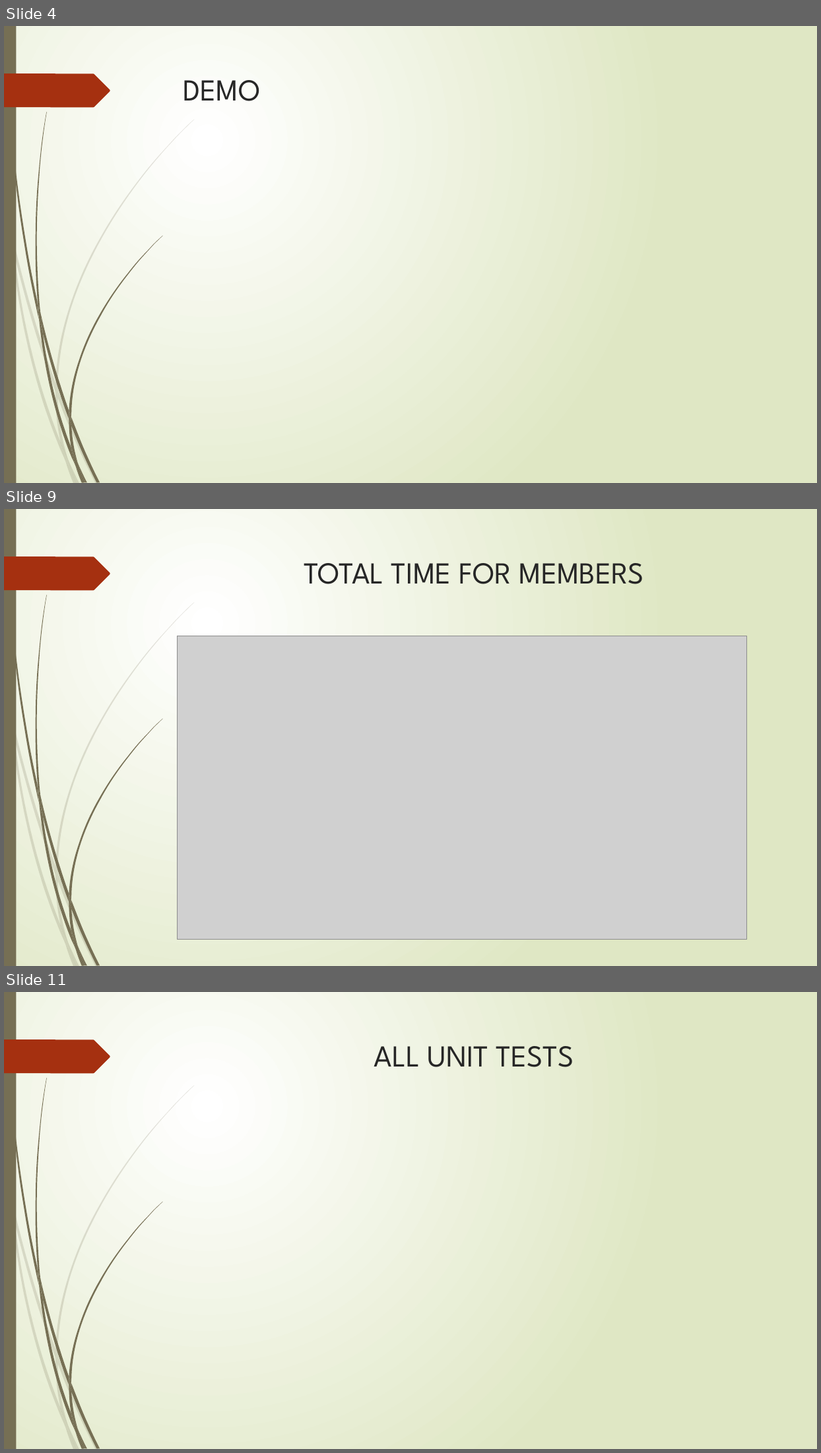
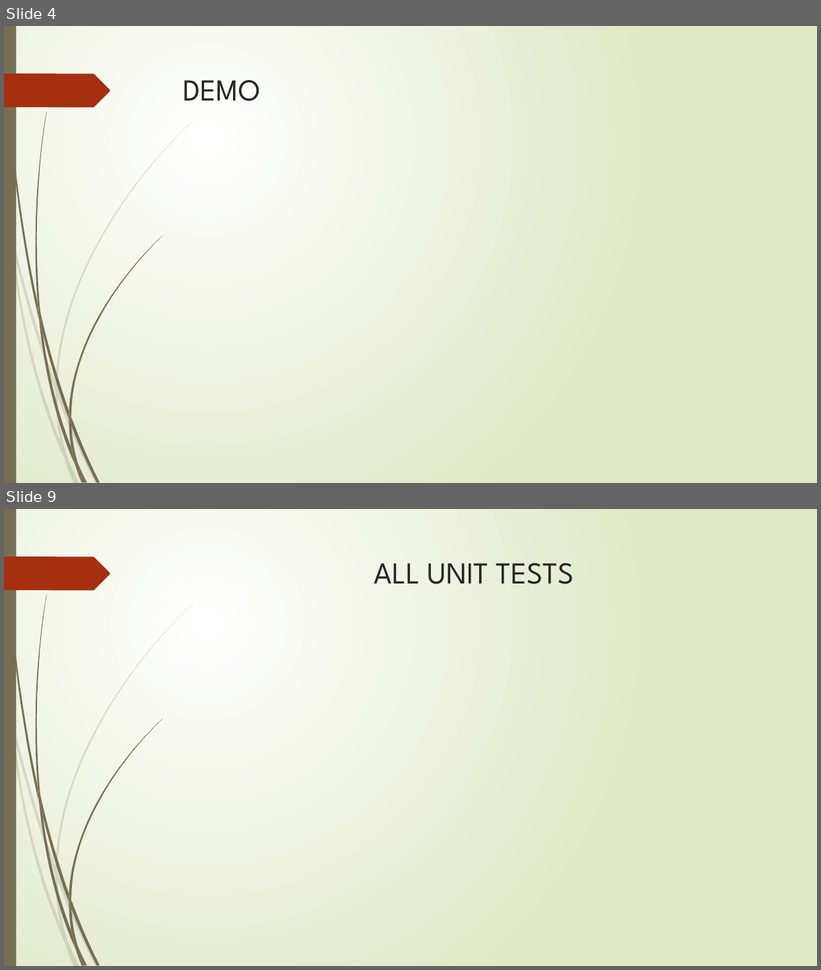
Before and after one commit to LuJoker/OOAD_RMS, a slide deck: document/OOAD_Final_demo.pptx. Shown one above the other, each under a label of ours: slides 4, 9 and 11 before the commit, slides 4 and 9 after it; the slides between them are not shown. The pictures are 821x1453 and 821x970 pixels, drawn with LibreOffice and Linux fonts; fonts in the diff are those of the drawing; grey boxes stand for pictures. Boxes give left, top, right and bottom in pixels: in the first picture for what was removed or moved away, otherwise in the second. Text is boxed around its words. In the diff, an @@ line names an element or a change of style, - is before the commit and + after.

```diff
--- a/document/OOAD_Final_demo.pptx
+++ b/document/OOAD_Final_demo.pptx
@@ slide 9 removed at <box>4,509,817,966</box>, background gradient #FFFFFF to #DFE8C4; not listed: 24 template elements that a slide beside it also shows @@
@@ title removed at <box>304,563,644,584</box> @@
-TOTAL TIME FOR MEMBERS
@@ picture removed at <box>177,636,747,940</box> @@
@@ what was slide 11 is now slide 9 @@
```
Also in this commit, not shown: 3 slides changed, 1 slide added, 2 other slides removed, 9 other files.
